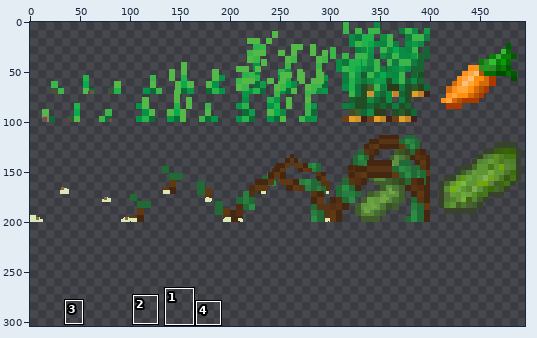
A sprite sheet gets an edit: assets/textures/plants/plants.png. The picture above shows the old version from afar; the outline marks the close-up.
Close-up. Before:
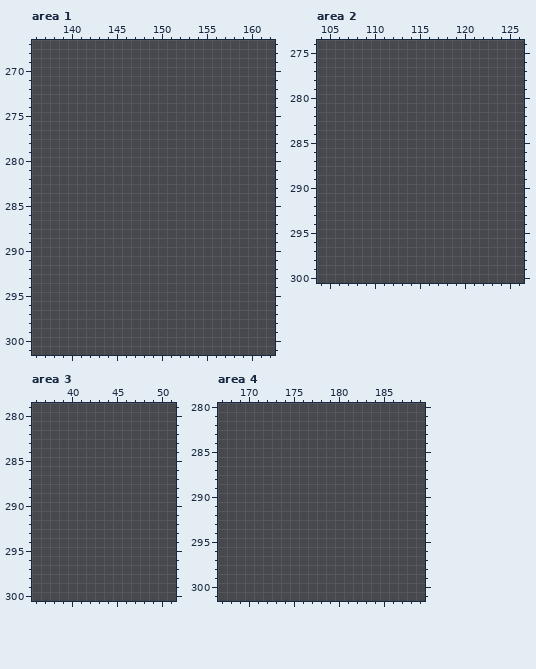
The file is 500x400 pixels. Pixels under 10% opacity are left out. Colours within 5 levels of each other are drawn and written as one. Shown: area 1: x 136..162, y 267..301; area 2: x 104..126, y 274..300; area 3: x 36..51, y 279..300; area 4: x 167..189, y 280..301. The wide view leaves out empty margins. The commit also changed other parts of the picture, which this record leaves out.
Now the later version:
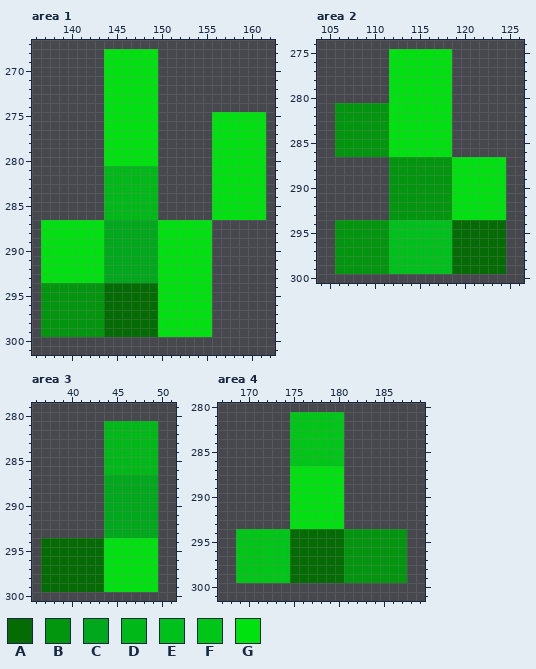
Palette (. is transparent): A #056b05  B #02950e  C #00a81c  D #00b817  E #00c01b  F #00c617  G #00e210
What changed:
Area 1:
Colour A is added in rows 294 to 299 at x 144 to 149.
Colour B is added in rows 294 to 299 at x 137 to 143.
Colour C is added in rows 287 to 293 at x 144 to 149.
Colour D is added in rows 281 to 286 at x 144 to 149.
Colour G is added in rows 268 to 274 at x 144 to 149; in rows 275 to 280 at x 144 to 149 and 156 to 161; in rows 281 to 286 at x 156 to 161; in rows 287 to 293 at x 137 to 143 and 150 to 155; in rows 294 to 299 at x 150 to 155.
Area 2:
Colour A is added in rows 294 to 299 at x 119 to 124.
Colour B is added in rows 281 to 286 at x 106 to 111; in rows 287 to 293 at x 112 to 118; in rows 294 to 299 at x 106 to 111.
Colour E is added in rows 294 to 299 at x 112 to 118.
Colour G is added in rows 275 to 286 at x 112 to 118; in rows 287 to 293 at x 119 to 124.
Area 3:
Colour A is added in rows 294 to 299 at x 37 to 43.
Colour C is added in rows 287 to 293 at x 44 to 49.
Colour D is added in rows 281 to 286 at x 44 to 49.
Colour G is added in rows 294 to 299 at x 44 to 49.
Area 4:
Colour A is added in rows 294 to 299 at x 175 to 180.
Colour B is added in rows 294 to 299 at x 181 to 187.
Colour F is added in rows 281 to 286 at x 175 to 180; in rows 294 to 299 at x 169 to 174.
Colour G is added in rows 287 to 293 at x 175 to 180.
Boxes around the changes in both close-ups, in picture pixels (x1, y1, x2, y2):
added: (41, 49, 266, 337)
added: (335, 49, 506, 274)
added: (41, 421, 158, 592)
added: (236, 412, 407, 583)
